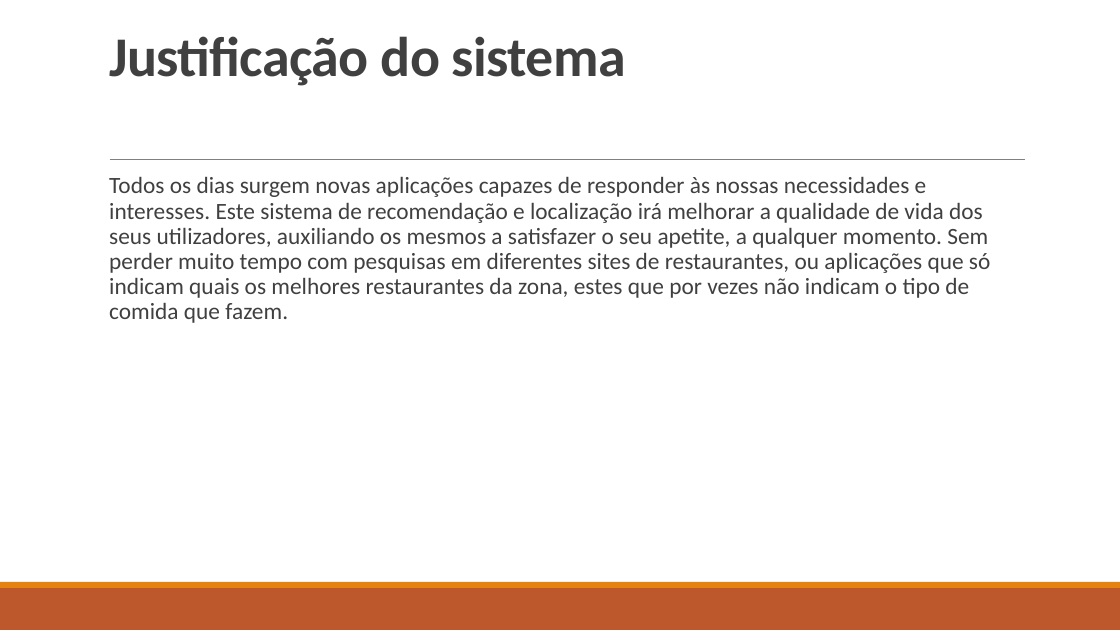
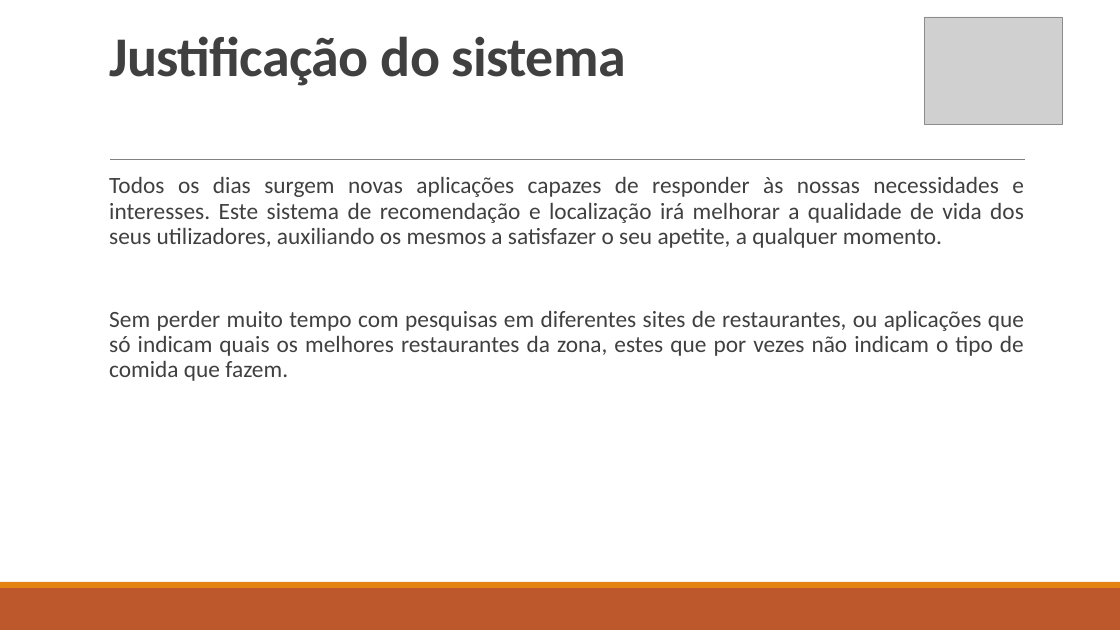
Before and after one commit to natawild/LI4-16-17, a slide deck: slide 7 of Etapa1/Apresentação1fase.pptx. Drawn at 1120x630 pixels with LibreOffice and Linux fonts; fonts in the diff are those of the drawing; grey boxes stand for pictures. Boxes give left, top, right and bottom in pixels: in the first picture for what was removed or moved away, otherwise in the second. Text is boxed around its words. In the diff, an @@ line names an element or a change of style, - is before the commit and + after.

```diff
--- a/Etapa1/Apresentação1fase.pptx
+++ b/Etapa1/Apresentação1fase.pptx
@@ picture added at bbox=[924, 17, 1062, 124] @@
@@ text at bbox=[109, 177, 1024, 381]: text changed @@
-  Todos os dias surgem novas aplicações capazes de responder às nossas necessidades e interesses. Este sistema de recomendação e localização irá melhorar a qualidade de vida dos seus utilizadores, auxiliando os mesmos a satisfazer o seu apetite, a qualquer momento. Sem perder muito tempo com pesquisas em diferentes sites de restaurantes, ou aplicações que só indicam quais os melhores restaurantes da zona, estes que por vezes não indicam o tipo de comida que fazem.
+  Todos os dias surgem novas aplicações capazes de responder às nossas necessidades e interesses. Este sistema de recomendação e localização irá melhorar a qualidade de vida dos seus utilizadores, auxiliando os mesmos a satisfazer o seu apetite, a qualquer momento.
+  Sem perder muito tempo com pesquisas em diferentes sites de restaurantes, ou aplicações que só indicam quais os melhores restaurantes da zona, estes que por vezes não indicam o tipo de comida que fazem.
```
Also in this commit, not shown: 10 other slides changed, 1 slide added, 1 slide removed, 1 other file.
